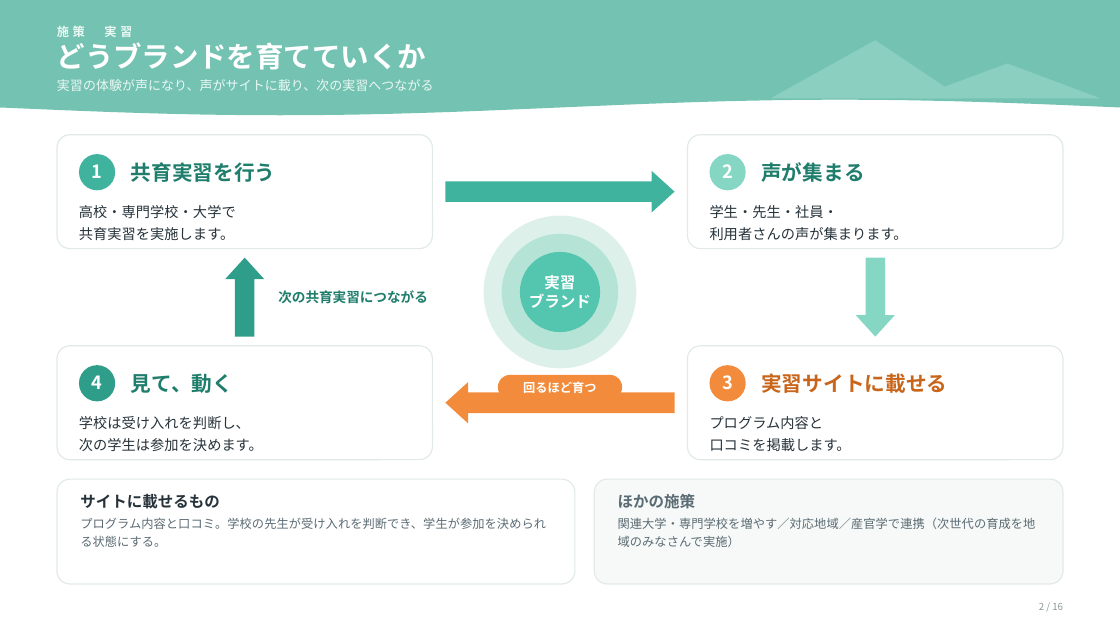
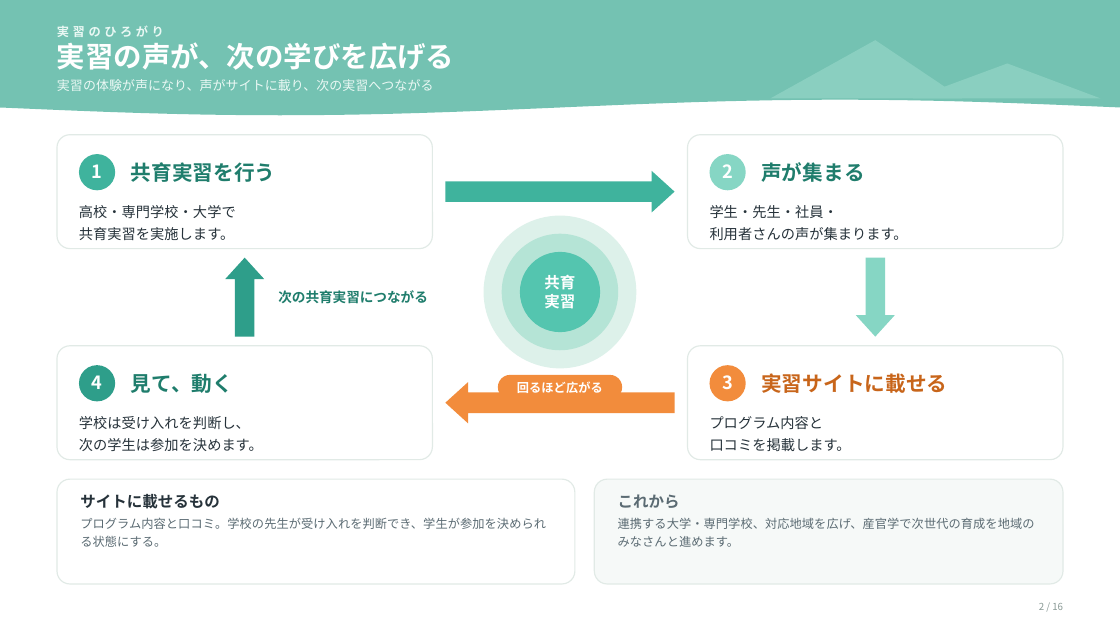
Before and after one commit to tatatatachan/claude, a slide deck: slide 2 of kyoiku-jisshu/共育実習_図解.pptx. Drawn at 1120x630 pixels with LibreOffice and Linux fonts; fonts in the diff are those of the drawing. Boxes give left, top, right and bottom in pixels: in the first picture for what was removed or moved away, otherwise in the second. Text is boxed around its words. In the diff, an @@ line names an element or a change of style, - is before the commit and + after.

```diff
--- a/kyoiku-jisshu/共育実習_図解.pptx
+++ b/kyoiku-jisshu/共育実習_図解.pptx
@@ text at box(57, 25, 164, 37): text changed @@
-施策 実習
+実習のひろがり
@@ text at box(57, 42, 454, 70): text changed @@
-どうブランドを育てていくか
+実習の声が、次の学びを広げる
@@ text at box(529, 293, 591, 308): paragraph removed @@
-ブランド
@@ text at box(544, 275, 575, 290): paragraph added @@
+共育
@@ text at box(517, 381, 603, 393): text changed @@
-回るほど育つ
+回るほど広がる
@@ text at box(618, 494, 1035, 547): text changed @@
-ほかの施策
-関連大学・専門学校を増やす／対応地域／産官学で連携（次世代の育成を地域のみなさんで実施）
+これから
+連携する大学・専門学校、対応地域を広げ、産官学で次世代の育成を地域のみなさんと進めます。
```
Also in this commit, not shown: 14 other slides changed, 1 slide added, 1 slide removed, 1 other file.
